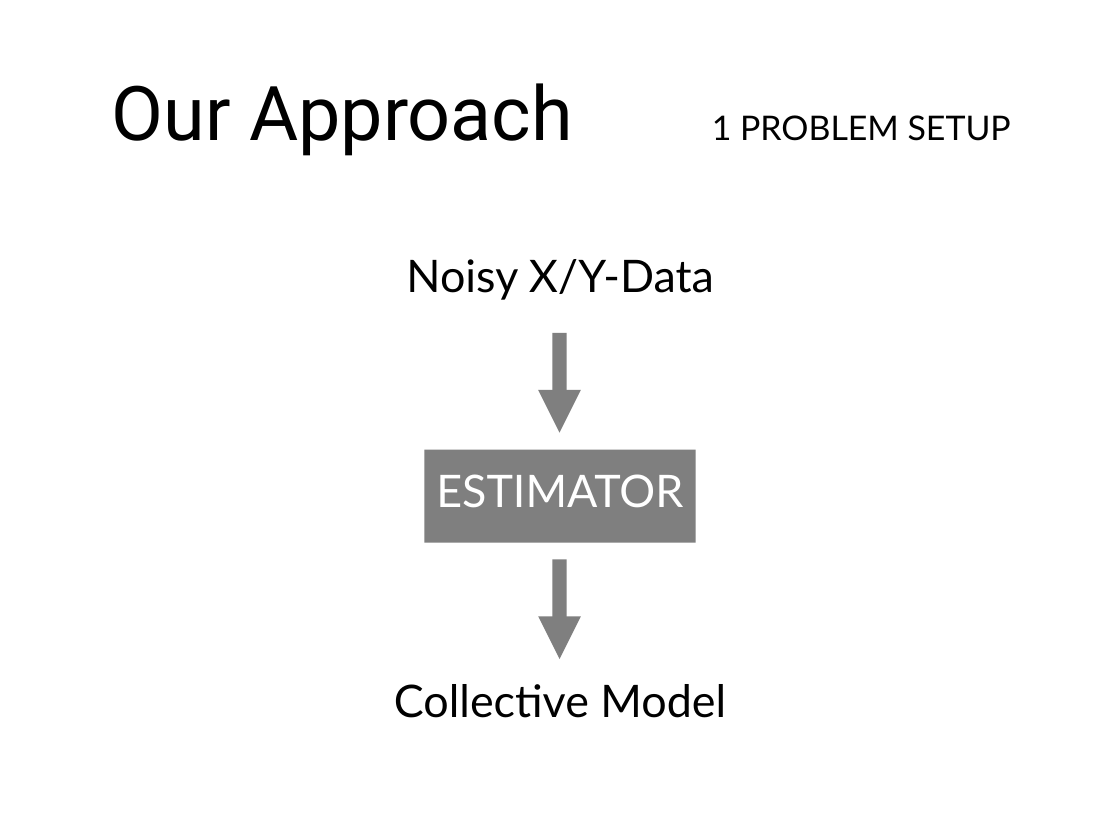
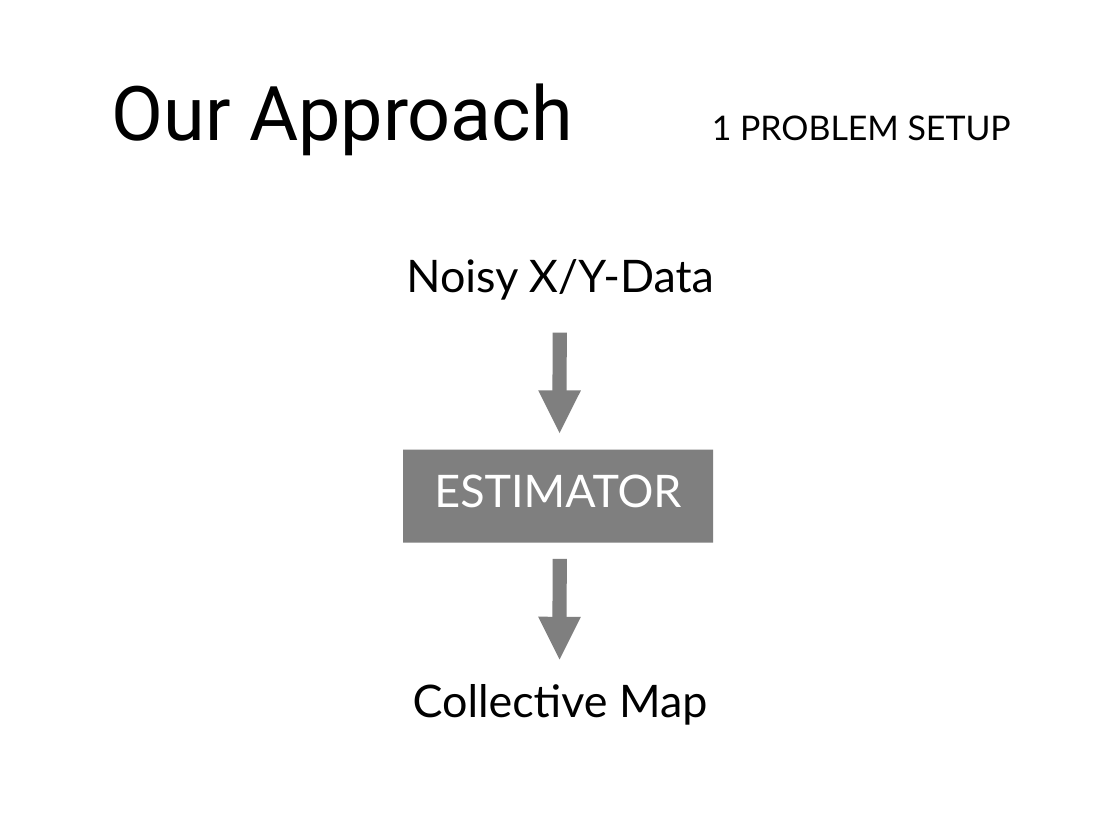
Before and after one commit to bskp/RoboCup-Estimator, a slide deck: slide 4 of Presentation/RobocupEstimatorPresentation.ppt (slide 3 before the commit). Drawn at 1120x840 pixels with LibreOffice and Linux fonts; fonts in the diff are those of the drawing. Boxes give left, top, right and bottom in pixels: in the first picture for what was removed or moved away, otherwise in the second. Text is boxed around its words. In the diff, an @@ line names an element or a change of style, - is before the commit and + after.

```diff
--- a/Presentation/RobocupEstimatorPresentation.ppt
+++ b/Presentation/RobocupEstimatorPresentation.ppt
@@ rectangle "ESTIMATOR": place and size @@
-rectangle "ESTIMATOR" at [425, 450, 695, 543]
+rectangle "ESTIMATOR" at [403, 450, 714, 543]
@@ text at [413, 684, 707, 725]: text changed @@
-Collective Model
+Collective Map
```
Also in this commit, not shown: 6 other slides changed, 1 slide added, 1 other file.
